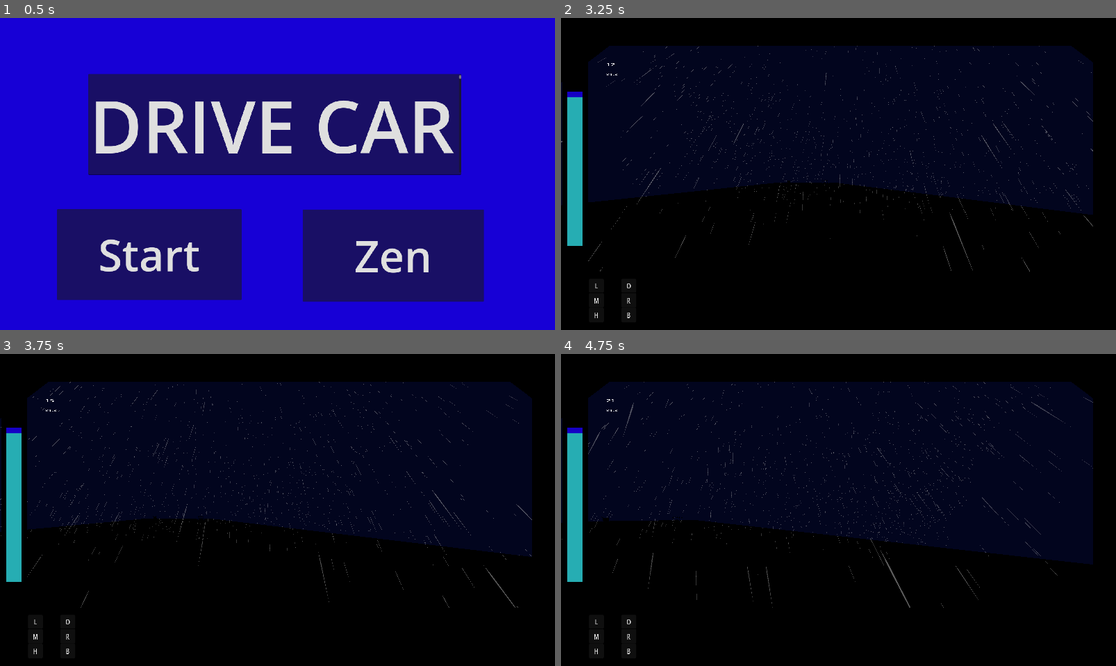
Above: before the commit, frames 1-4 (two rows, left to right).
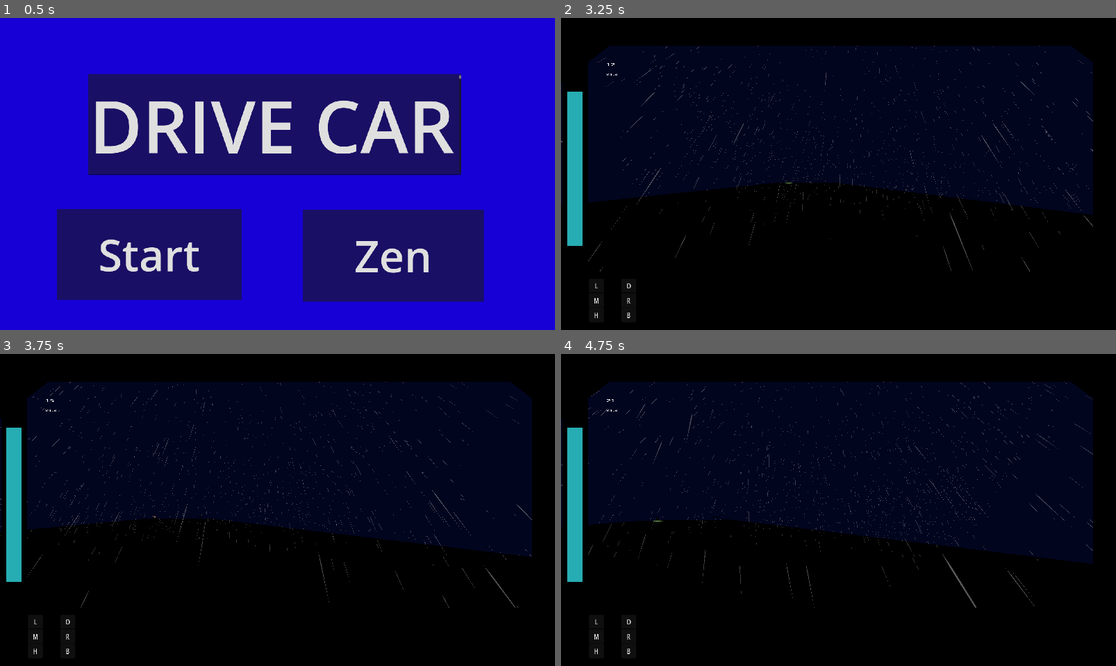
Above: after the commit, the same moments.

Repository: reniby/Southbound
Game: Godot game, scene res://Scenes/menu.tscn
The game is run twice, just before and just after one commit, with the same random seed, the same clock (stepped at 60 frames per second) and the same inputs.
Inputs (mouse positions are in pixels of both pictures, inside the frame that each line leads up to):
- Up to frame 1 (0.5 s): no input
- Up to frame 2 (3.25 s): click "Start" at 0.5 s; move the mouse to (960, 158) at 1.27 s; hold D (right) 1.28-2.03 s; move the mouse to (727, 189) at 2.02 s; hold A (left) 2.03-2.78 s; move the mouse to (894, 105) at 2.77 s; hold D (right) from 2.78 s (still down)
- Up to frame 3 (3.75 s): keep holding D (right); move the mouse to (249, 572) at 3.52 s
- Up to frame 4 (4.75 s): move the mouse to (1005, 556) at 4.27 s; release D (right) at 4.28 s; hold A (left) from 4.28 s (still down)

Frame 1 is identical in both runs. In frame 2, less than 0.1% of the frame differs, in the area x 1-95%, y 20-80%; in frame 3, less than 0.1%; in frame 4, 2.1%, in the area x 0-96%, y 8-82%.

Commit message:
items + steering clamp

Diff:
--- a/Scenes/powerup.tscn
+++ b/Scenes/powerup.tscn
@@ -10,6 +10,7 @@
 script = ExtResource("1_ltpmm")
 
 [node name="Area3D" type="Area3D" parent="."]
+transform = Transform3D(0.75, 0, 0, 0, 0.75, 0, 0, 0, 0.75, 0, 0, 0)
 
 [node name="CollisionShape3D2" type="CollisionShape3D" parent="Area3D"]
 transform = Transform3D(2, 0, 0, 0, 2, 0, 0, 0, 2, 0, 0, 0)
@@ -21,4 +22,8 @@
 [node name="AudioStreamPlayer3D" type="AudioStreamPlayer3D" parent="Area3D"]
 stream = ExtResource("3_m22qk")
 
+[node name="SpotLight3D" type="SpotLight3D" parent="."]
+transform = Transform3D(1, 0, 0, 0, -4.37114e-08, 1, 0, -1, -4.37114e-08, 0, 2.60877, 0)
+light_energy = 16.0
+
 [connection signal="body_entered" from="Area3D" to="." method="_on_area_3d_body_entered"]
--- a/Scripts/player.gd
+++ b/Scripts/player.gd
@@ -29,7 +29,6 @@
 
 func _ready():
 	set_lights(0)
-	Input.set_mouse_mode(Input.MOUSE_MODE_VISIBLE)
 	speed = 5.0
 #
 #func _unhandled_input(event):
@@ -53,7 +52,7 @@
 	elif power <= 0:
 		power = 0
 
-	power -= 0.001 * (speed + ENERGY_OPTIONS[light_power])
+	power -= 0.0001 * (speed + ENERGY_OPTIONS[light_power])
 	dist = linear_velocity.length() * delta
 	light_mult = (abs(light_power - 2) * 0.1)
 
@@ -69,6 +68,8 @@
 	mult = 1 + light_mult + snapped(speed_mult, 0.01)
 	score += dist * mult
 
+func _integrate_forces(state):
+	rotation.y = clamp(rotation.y, deg_to_rad(-40.0), deg_to_rad(40.0))
 
 func set_lights(curr_light):
 	light_power = curr_light
--- a/Scripts/powerup.gd
+++ b/Scripts/powerup.gd
@@ -3,6 +3,9 @@
 @onready var mesh: Node3D = $Area3D/bm_pickup_gasoline
 @onready var fx: AudioStreamPlayer3D = $Area3D/AudioStreamPlayer3D
 
+func _process(delta):
+	rotation.y -= 2 * delta
+
 func _on_area_3d_body_entered(body: Node3D) -> void:
 	if body.is_in_group("Player"):
 		body.power += 10
